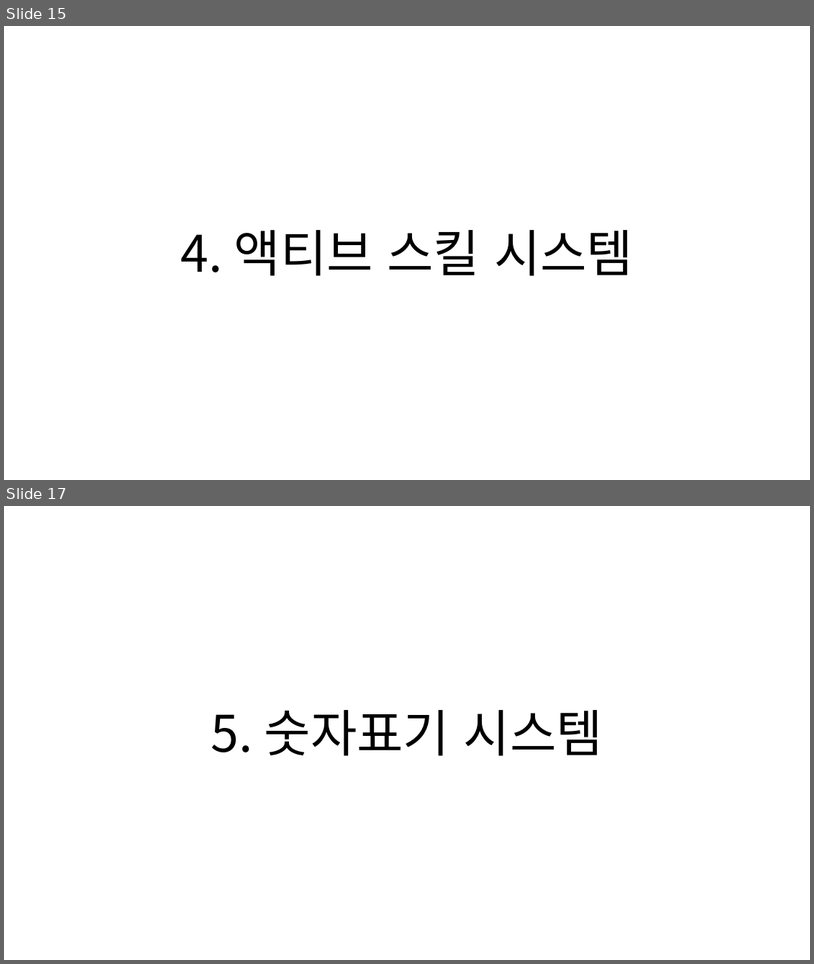
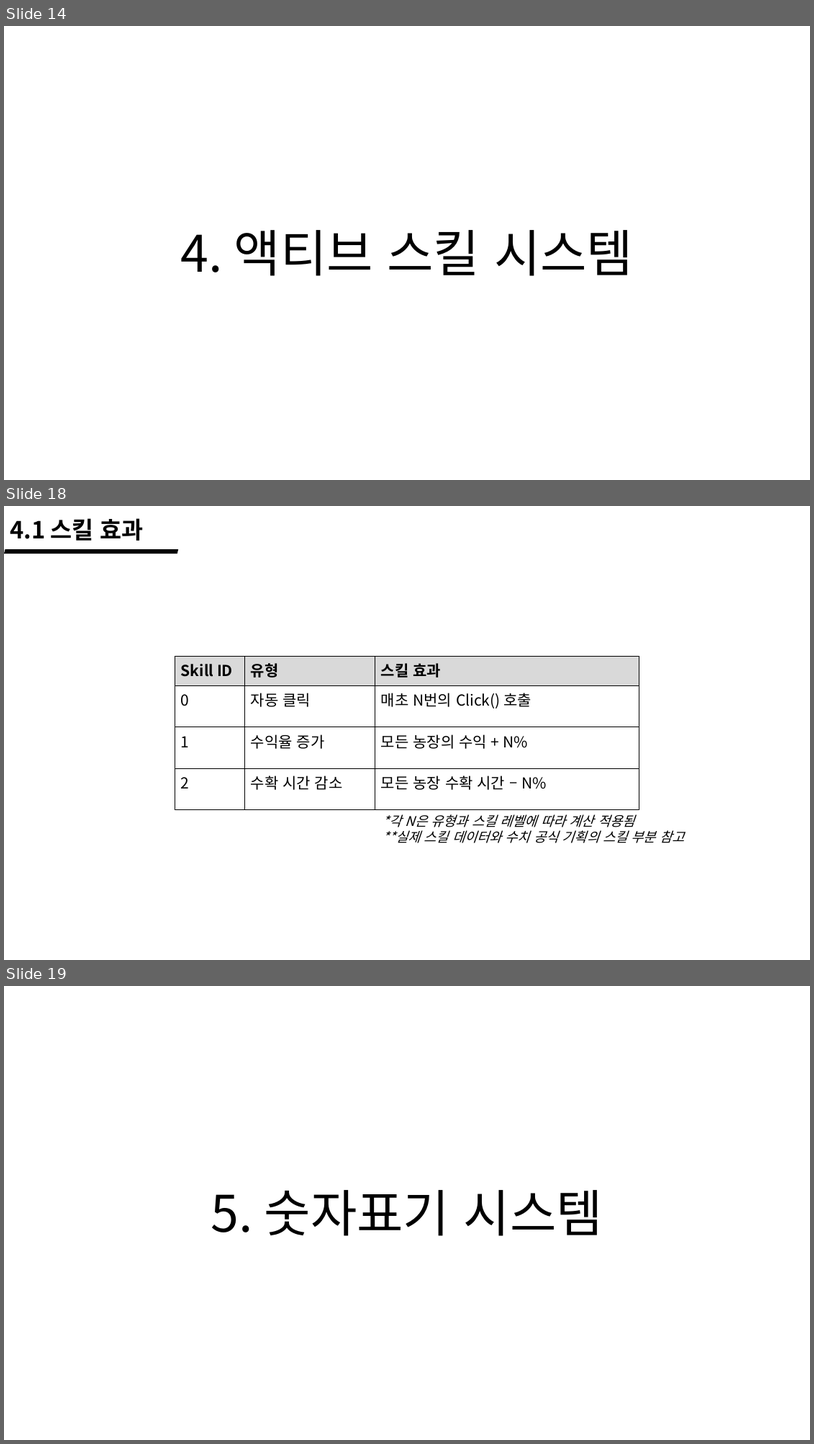
Before and after one commit to wlrud753/CarryCarrot, a slide deck: 기획서/당근키우기 시스템.pptx. Shown one above the other, each under a label of ours: slides 15 and 17 before the commit, slides 14, 18 and 19 after it; the slides between them are not shown. The pictures are 814x964 and 814x1444 pixels, drawn with LibreOffice and Linux fonts; fonts in the diff are those of the drawing. Boxes give left, top, right and bottom in pixels: in the first picture for what was removed or moved away, otherwise in the second. Text is boxed around its words. In the diff, an @@ line names an element or a change of style, - is before the commit and + after.

Commit message:
액티브 스킬 시스템 추가

```diff
--- a/기획서/당근키우기 시스템.pptx
+++ b/기획서/당근키우기 시스템.pptx
@@ slide 18 added at [4,506,810,960], background #FFFFFF @@
@@ text added at [10,518,144,541], 28 pt, text #000000, bold @@
+4.1 스킬 효과
@@ parallelogram added at [4,549,178,554], fill #000000 @@
@@ table added at [175,656,640,810], 4 rows, 3 columns @@
+Skill ID | 유형 | 스킬 효과
+0 | 자동 클릭 | 매초 N번의 Click() 호출
+1 | 수익율 증가 | 모든 농장의 수익 + N%
+2 | 수확 시간 감소 | 모든 농장 수확 시간 – N%
@@ text added at [383,814,684,843], 16 pt, text #000000, italic @@
+*각 N은 유형과 스킬 레벨에 따라 계산 적용됨
+**실제 스킬 데이터와 수치 공식 기획의 스킬 부분 참고
@@ what was slide 15 is now slide 14 @@
@@ what was slide 17 is now slide 19 @@
```
Also in this commit, not shown: 6 slides changed, 2 other slides added, 1 slide removed.
